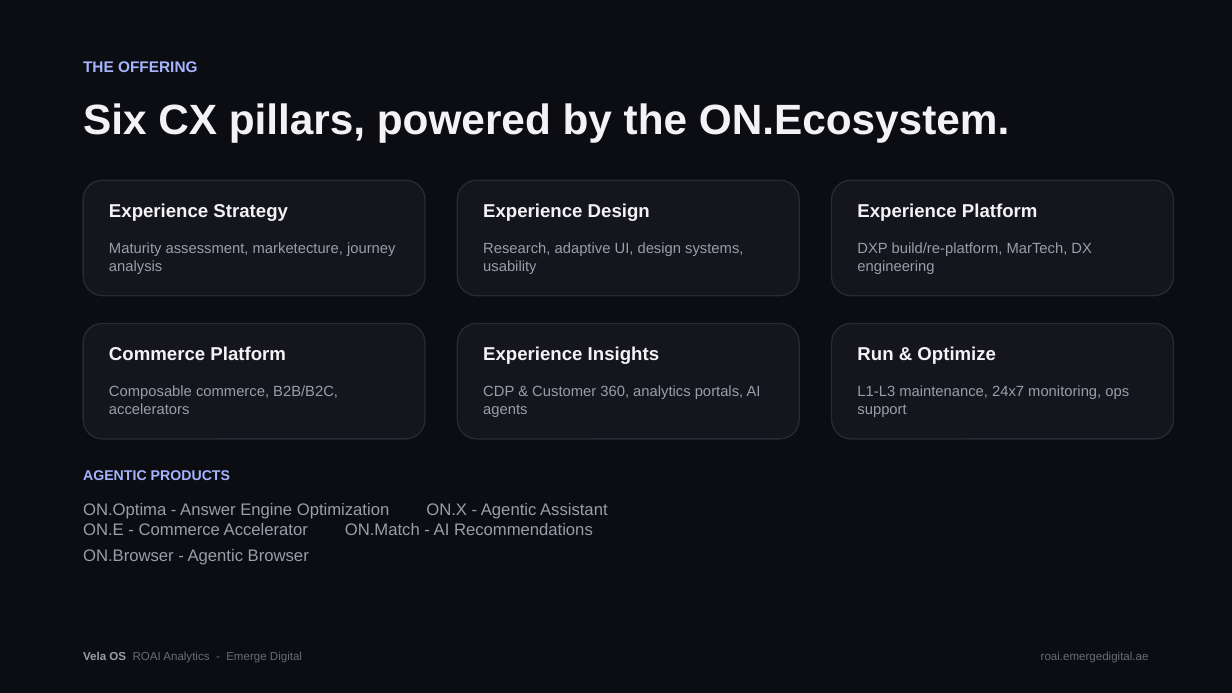
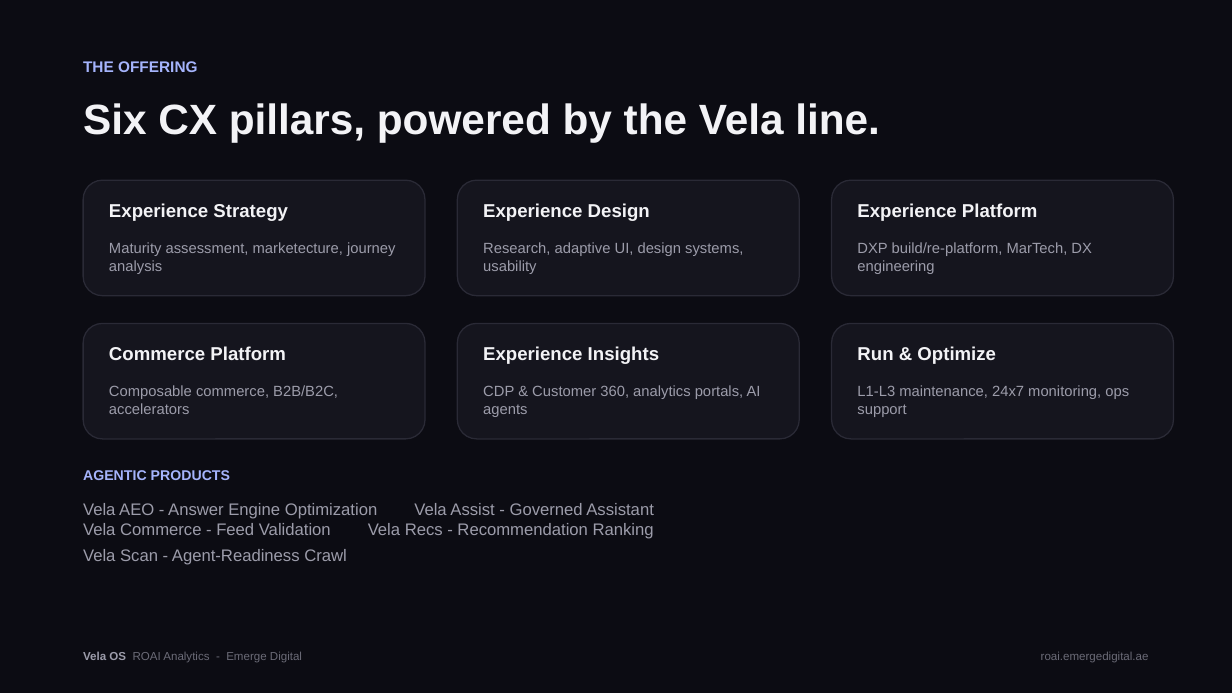
Before and after one commit to emergedigital2024/vela-os-roai, a slide deck: slide 4 of public/downloads/Vela-OS-Demo-Deck.pptx. Drawn at 1232x693 pixels with LibreOffice and Linux fonts; fonts in the diff are those of the drawing. Boxes give left, top, right and bottom in pixels: in the first picture for what was removed or moved away, otherwise in the second. Text is boxed around its words. In the diff, an @@ line names an element or a change of style, - is before the commit and + after.

```diff
--- a/public/downloads/Vela-OS-Demo-Deck.pptx
+++ b/public/downloads/Vela-OS-Demo-Deck.pptx
@@ text at (83,103,880,142): text changed @@
-Six CX pillars, powered by the ON.Ecosystem.
+Six CX pillars, powered by the Vela line.
@@ text at (83,503,654,565): text changed @@
-ON.Optima - Answer Engine Optimization ON.X - Agentic Assistant
-ON.E - Commerce Accelerator ON.Match - AI Recommendations
-ON.Browser - Agentic Browser
+Vela AEO - Answer Engine Optimization Vela Assist - Governed Assistant
+Vela Commerce - Feed Validation Vela Recs - Recommendation Ranking
+Vela Scan - Agent-Readiness Crawl
```
Also in this commit, not shown: 2 other slides changed, 5 other files.
